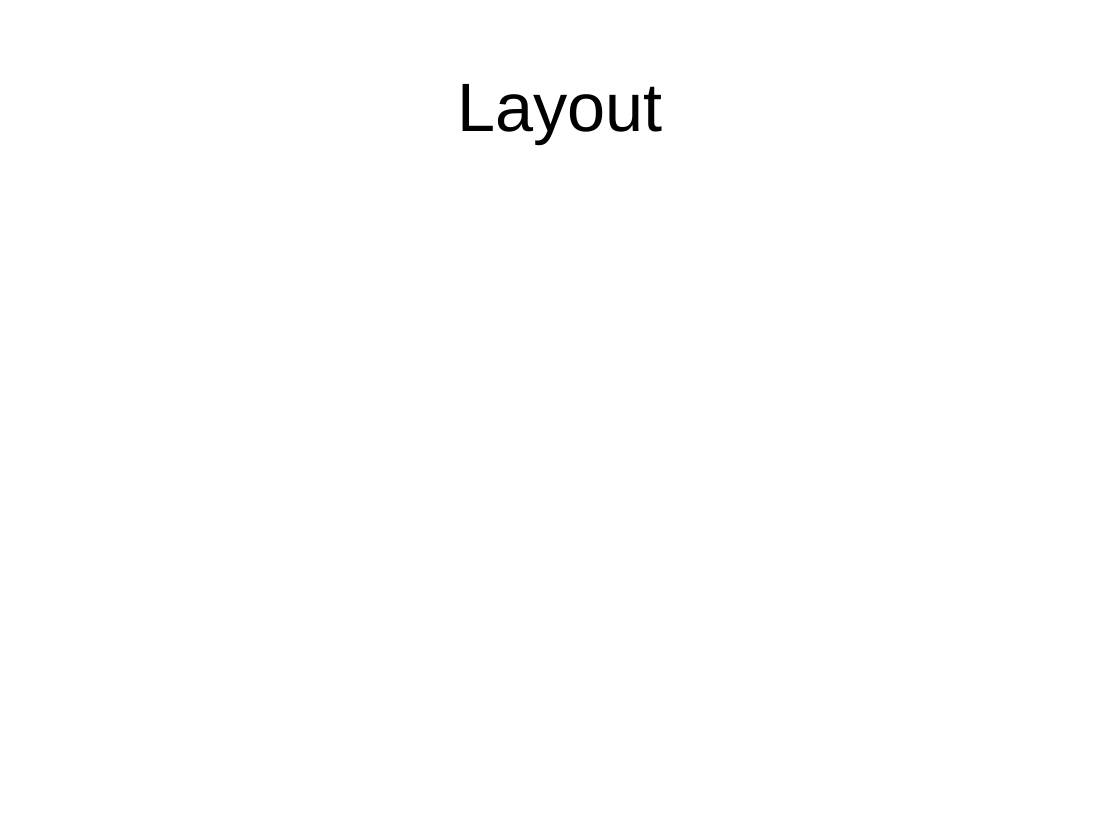
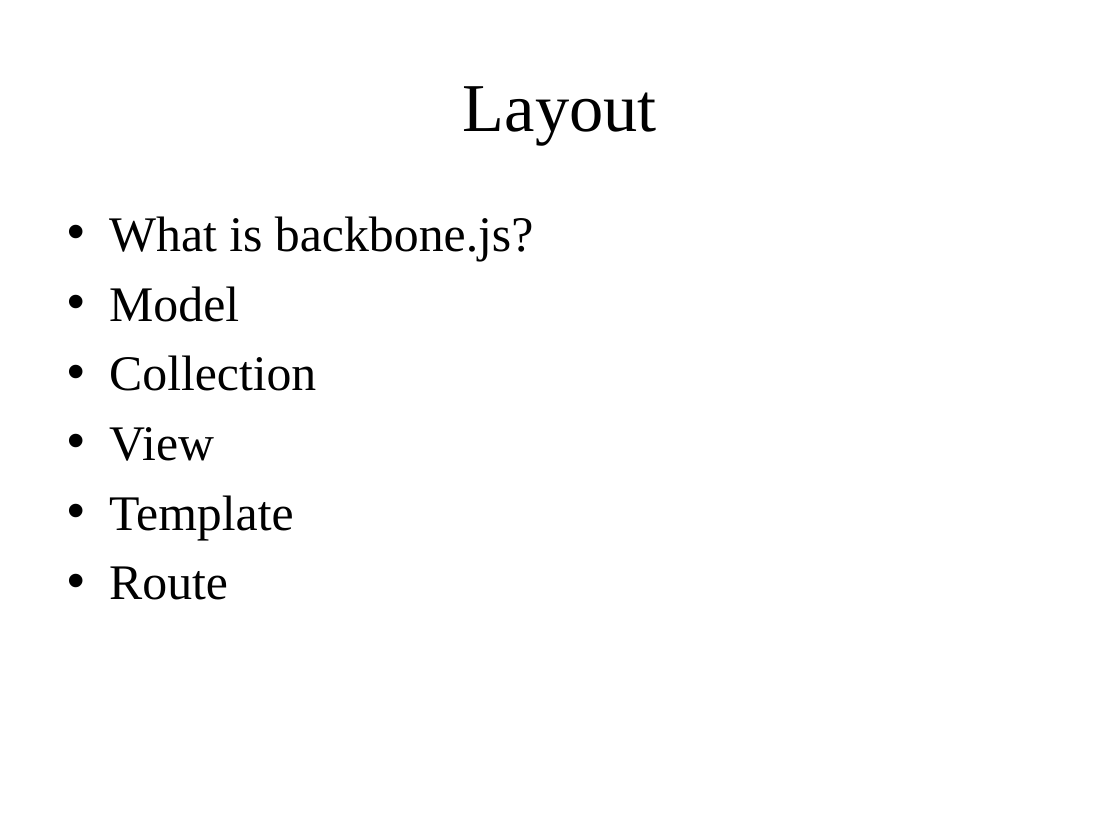
Before and after one commit to maivantan1992/DemoBackBone, a slide deck: slide 2 of DemoBackBone/src/main/resources/Slide/Backbone.pptx. Drawn at 1120x840 pixels with LibreOffice and Linux fonts; fonts in the diff are those of the drawing. Boxes give left, top, right and bottom in pixels: in the first picture for what was removed or moved away, otherwise in the second. Text is boxed around its words. In the diff, an @@ line names an element or a change of style, - is before the commit and + after.

```diff
--- a/DemoBackBone/src/main/resources/Slide/Backbone.pptx
+++ b/DemoBackBone/src/main/resources/Slide/Backbone.pptx
@@ title "Layout" at (463,86,657,144): font Arial to Times New Roman @@
@@ text added at (109,216,533,600), 32 pt, text #000000 @@
+• What is backbone.js?
+• Model
+• Collection
+• View
+• Template
+• Route
```
Also in this commit, not shown: 17 other slides changed, 2 slides added, 2 slides removed, 1 other file.
